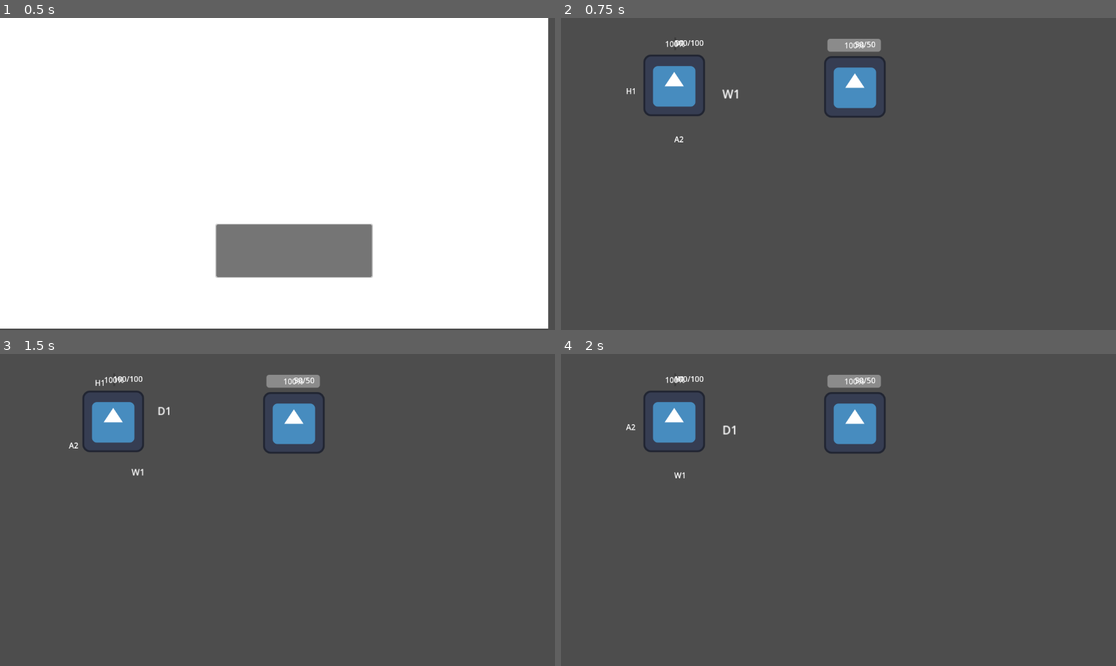
Above: before the commit, frames 1-4 (two rows, left to right).
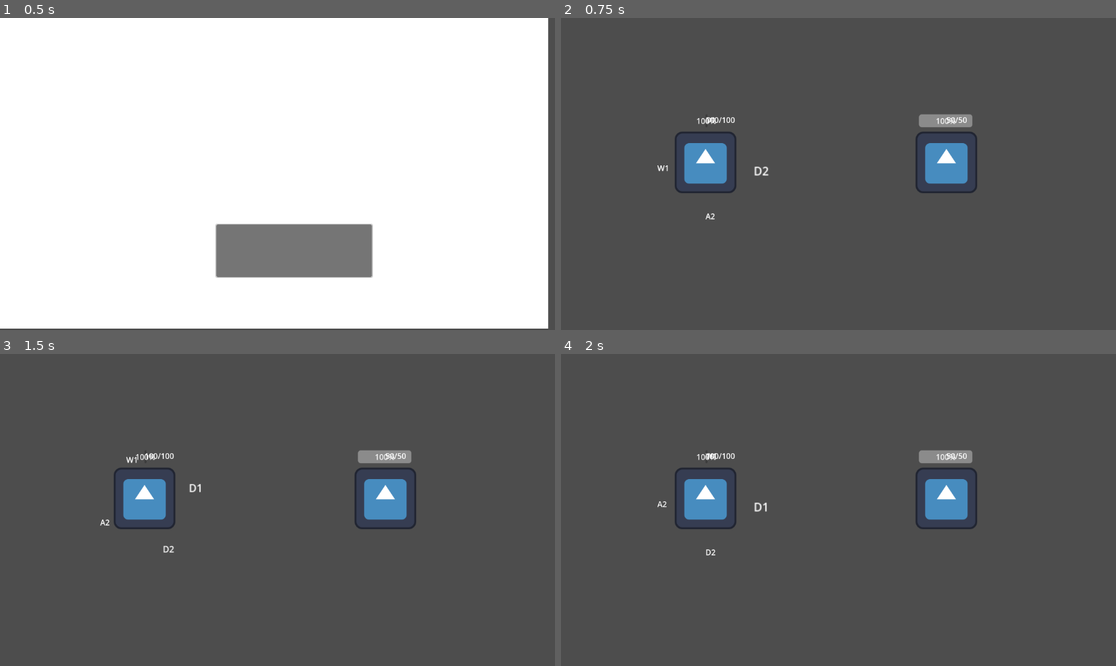
Above: after the commit, the same moments.

Repository: brunoastephan/A-Small-Simple-Quest
Game: Godot game, scene res://Scenes/title_screen.tscn
Two runs of this game, one before a commit and one after it. Both use one fixed random seed, a clock stepped at 60 frames per second and the inputs below. The engine's default icon, where the game draws it, is replaced by a stand-in: a white triangle on a blue panel in a dark square.
Inputs (mouse positions are in pixels of both pictures, inside the frame that each line leads up to):
- Up to frame 1 (0.5 s): no input
- Up to frame 2 (0.75 s): click (855, 252) at 0.5 s
- Up to frame 3 (1.5 s): tap Enter at 1.25 s; hold Z (ui-accept) from 1.28 s (still down)
- Up to frame 4 (2 s): keep holding Z (ui-accept)

Frame 1 is identical in both runs. In frame 2, 6.3% of the frame differs, in the area x 11-75%, y 6-65%; in frame 3, 6.3%, in the area x 12-75%, y 6-64%; in frame 4, 6.3%.

Commit message:
[feat] makes battle manager and closes gameplay loop
Makes a Battle Manager script and closes gameplay loop wether player defeats enemy or dies himself

Diff:
--- a/a-small,-simple-quest/Scenes/battle.tscn
+++ b/a-small,-simple-quest/Scenes/battle.tscn
@@ -1,12 +1,28 @@
-[gd_scene load_steps=3 format=3 uid="uid://bhptr8hehuuvg"]
+[gd_scene load_steps=9 format=3 uid="uid://bhptr8hehuuvg"]
 
+[ext_resource type="Script" uid="uid://beexhww8gm4cv" path="res://ScriptsAndResources/Battle/BattleManager/battle_manager.gd" id="1_1ruyk"]
 [ext_resource type="PackedScene" uid="uid://j1mfq6btv00t" path="res://Scenes/enemy.tscn" id="1_oxf17"]
 [ext_resource type="PackedScene" uid="uid://clfma2tljhmt0" path="res://Scenes/player.tscn" id="2_1ruyk"]
+[ext_resource type="Resource" uid="uid://dswqdeaits50g" path="res://ScriptsAndResources/Battle/Player/default_job.tres" id="4_pd5xk"]
+[ext_resource type="PackedScene" uid="uid://bx1qcqos27y1p" path="res://Scenes/win.tscn" id="4_ww2ai"]
+[ext_resource type="Script" uid="uid://dj3lx717e2glo" path="res://ScriptsAndResources/Battle/Enemy/enemy_resource.gd" id="5_f6xt6"]
+[ext_resource type="PackedScene" uid="uid://bur4gdfq8bafb" path="res://Scenes/lose.tscn" id="5_lrv64"]
+
+[sub_resource type="Resource" id="Resource_ww2ai"]
+script = ExtResource("5_f6xt6")
+display_name = "Enemy"
+max_health = 50
+attack_damage = 8
+defense_value = 3
+attack_cooldown = 3.0
+attack_chance = 0.7
+metadata/_custom_type_script = "uid://dj3lx717e2glo"
 
 [node name="Battle" type="Node2D"]
-
-[node name="Enemy" parent="." groups=["enemies"] instance=ExtResource("1_oxf17")]
-position = Vector2(610, 143)
-
-[node name="Player" parent="." instance=ExtResource("2_1ruyk")]
-position = Vector2(235, 140)
+script = ExtResource("1_1ruyk")
+player_scene = ExtResource("2_1ruyk")
+enemy_scene = ExtResource("1_oxf17")
+win_scene = ExtResource("4_ww2ai")
+lose_scene = ExtResource("5_lrv64")
+default_job = ExtResource("4_pd5xk")
+default_enemy = SubResource("Resource_ww2ai")
--- a/a-small,-simple-quest/Scenes/circular_menu.tscn
+++ b/a-small,-simple-quest/Scenes/circular_menu.tscn
@@ -1,8 +1,8 @@
 [gd_scene load_steps=4 format=3 uid="uid://smfuaohisbwn"]
 
-[ext_resource type="Script" uid="uid://cik5i53t3ytv3" path="res://ScriptsAndResources/CircularMenu/circular_menu.gd" id="1_q1qy6"]
-[ext_resource type="Script" uid="uid://ccmaqpl307uum" path="res://ScriptsAndResources/ActionPool/action_pool_manager.gd" id="2_qnnps"]
-[ext_resource type="Resource" uid="uid://bt1ef2sbogswx" path="res://ScriptsAndResources/ActionPool/base_action_pool.tres" id="3_485rk"]
+[ext_resource type="Script" uid="uid://cik5i53t3ytv3" path="res://ScriptsAndResources/Battle/CircularMenuAndActions/CircularMenu/circular_menu.gd" id="1_q1qy6"]
+[ext_resource type="Script" uid="uid://ccmaqpl307uum" path="res://ScriptsAndResources/Battle/CircularMenuAndActions/ActionPool/action_pool_manager.gd" id="2_qnnps"]
+[ext_resource type="Resource" uid="uid://bt1ef2sbogswx" path="res://ScriptsAndResources/Battle/CircularMenuAndActions/ActionPool/base_action_pool.tres" id="3_485rk"]
 
 [node name="CircularMenu" type="Node2D" node_paths=PackedStringArray("pool_manager")]
 script = ExtResource("1_q1qy6")
--- a/a-small,-simple-quest/Scenes/enemy.tscn
+++ b/a-small,-simple-quest/Scenes/enemy.tscn
@@ -1,8 +1,8 @@
 [gd_scene load_steps=5 format=3 uid="uid://j1mfq6btv00t"]
 
-[ext_resource type="Script" uid="uid://bjnfnj7mkvbl5" path="res://ScriptsAndResources/Enemy/enemy.gd" id="1_hghv2"]
+[ext_resource type="Script" uid="uid://bjnfnj7mkvbl5" path="res://ScriptsAndResources/Battle/Enemy/enemy.gd" id="1_hghv2"]
 [ext_resource type="Texture2D" uid="uid://d1o5m3t1tgy8e" path="res://Assets/TestIcons/icon.svg" id="2_1f0kj"]
-[ext_resource type="Script" uid="uid://dj3lx717e2glo" path="res://ScriptsAndResources/Enemy/enemy_resource.gd" id="2_afpow"]
+[ext_resource type="Script" uid="uid://dj3lx717e2glo" path="res://ScriptsAndResources/Battle/Enemy/enemy_resource.gd" id="2_afpow"]
 
 [sub_resource type="Resource" id="Resource_287tu"]
 script = ExtResource("2_afpow")
@@ -33,4 +33,4 @@
 offset_right = 40.0
 offset_bottom = 23.0
 
-[node name="AttackTimer" type="Timer" parent="."]
+[node name="AttackTimer" type="Timer" parent="." groups=["enemies"]]
--- /dev/null
+++ b/a-small,-simple-quest/Scenes/lose.tscn
@@ -0,0 +1,30 @@
+[gd_scene load_steps=3 format=3 uid="uid://bur4gdfq8bafb"]
+
+[ext_resource type="Script" uid="uid://bp2r5ai2mv4ic" path="res://ScriptsAndResources/Scenes/WinLose/end_screen.gd" id="1_ie4w5"]
+
+[sub_resource type="CanvasTexture" id="CanvasTexture_g0cl2"]
+
+[node name="Lose" type="Control"]
+layout_mode = 3
+anchors_preset = 0
+script = ExtResource("1_ie4w5")
+
+[node name="TextureRect" type="TextureRect" parent="."]
+offset_right = 1138.0
+offset_bottom = 645.0
+texture = SubResource("CanvasTexture_g0cl2")
+
+[node name="Label" type="Label" parent="."]
+offset_left = 588.0
+offset_top = 479.0
+offset_right = 708.0
+offset_bottom = 522.0
+text = "TESTE"
+
+[node name="Button" type="Button" parent="."]
+offset_left = 449.0
+offset_top = 429.0
+offset_right = 772.0
+offset_bottom = 538.0
+
+[connection signal="pressed" from="Button" to="." method="_on_button_pressed"]
--- a/a-small,-simple-quest/Scenes/player.tscn
+++ b/a-small,-simple-quest/Scenes/player.tscn
@@ -1,9 +1,9 @@
 [gd_scene load_steps=6 format=3 uid="uid://clfma2tljhmt0"]
 
-[ext_resource type="Script" uid="uid://ci803xwaqdqit" path="res://ScriptsAndResources/Player/player.gd" id="1_v0iea"]
-[ext_resource type="Script" uid="uid://cik5i53t3ytv3" path="res://ScriptsAndResources/CircularMenu/circular_menu.gd" id="2_cvnsp"]
-[ext_resource type="Script" uid="uid://ccmaqpl307uum" path="res://ScriptsAndResources/ActionPool/action_pool_manager.gd" id="4_x3wgy"]
-[ext_resource type="Resource" uid="uid://bt1ef2sbogswx" path="res://ScriptsAndResources/ActionPool/base_action_pool.tres" id="5_3smsa"]
+[ext_resource type="Script" uid="uid://ci803xwaqdqit" path="res://ScriptsAndResources/Battle/Player/player.gd" id="1_v0iea"]
+[ext_resource type="Script" uid="uid://cik5i53t3ytv3" path="res://ScriptsAndResources/Battle/CircularMenuAndActions/CircularMenu/circular_menu.gd" id="2_cvnsp"]
+[ext_resource type="Script" uid="uid://ccmaqpl307uum" path="res://ScriptsAndResources/Battle/CircularMenuAndActions/ActionPool/action_pool_manager.gd" id="4_x3wgy"]
+[ext_resource type="Resource" uid="uid://bt1ef2sbogswx" path="res://ScriptsAndResources/Battle/CircularMenuAndActions/ActionPool/base_action_pool.tres" id="5_3smsa"]
 [ext_resource type="Texture2D" uid="uid://d1o5m3t1tgy8e" path="res://Assets/TestIcons/icon.svg" id="5_fkybt"]
 
 [node name="Player" type="Node2D" groups=["player"]]
--- a/a-small,-simple-quest/Scenes/title_screen.tscn
+++ b/a-small,-simple-quest/Scenes/title_screen.tscn
@@ -1,6 +1,6 @@
 [gd_scene load_steps=4 format=3 uid="uid://kyt78idttwse"]
 
-[ext_resource type="Script" uid="uid://bk5hqvm8h06jf" path="res://ScriptsAndResources/TitleScreen/title_screen.gd" id="1_klylv"]
+[ext_resource type="Script" uid="uid://bk5hqvm8h06jf" path="res://ScriptsAndResources/Scenes/TitleScreen/title_screen.gd" id="1_klylv"]
 [ext_resource type="PackedScene" uid="uid://bhptr8hehuuvg" path="res://Scenes/battle.tscn" id="2_p3fck"]
 
 [sub_resource type="CanvasTexture" id="CanvasTexture_62dcu"]
--- /dev/null
+++ b/a-small,-simple-quest/Scenes/win.tscn
@@ -0,0 +1,30 @@
+[gd_scene load_steps=3 format=3 uid="uid://bx1qcqos27y1p"]
+
+[ext_resource type="Script" uid="uid://bp2r5ai2mv4ic" path="res://ScriptsAndResources/Scenes/WinLose/end_screen.gd" id="1_j84t1"]
+
+[sub_resource type="CanvasTexture" id="CanvasTexture_3mm25"]
+
+[node name="Win" type="Control"]
+layout_mode = 3
+anchors_preset = 0
+script = ExtResource("1_j84t1")
+
+[node name="TextureRect" type="TextureRect" parent="."]
+offset_right = 1138.0
+offset_bottom = 645.0
+texture = SubResource("CanvasTexture_3mm25")
+
+[node name="Label" type="Label" parent="."]
+offset_left = 588.0
+offset_top = 479.0
+offset_right = 708.0
+offset_bottom = 522.0
+text = "TESTE"
+
+[node name="Button" type="Button" parent="."]
+offset_left = 449.0
+offset_top = 429.0
+offset_right = 772.0
+offset_bottom = 538.0
+
+[connection signal="pressed" from="Button" to="." method="_on_button_pressed"]
--- a/a-small,-simple-quest/ScriptsAndResources/ActionPool/base_action_pool.tres
+++ /dev/null
@@ -1,53 +0,0 @@
-[gd_resource type="Resource" script_class="ActionPool" load_steps=12 format=3 uid="uid://bt1ef2sbogswx"]
-
-[ext_resource type="Script" uid="uid://c0fticnagpasg" path="res://ScriptsAndResources/Actions/action.gd" id="1_tw6mh"]
-[ext_resource type="Script" uid="uid://3i24f2om3rl5" path="res://ScriptsAndResources/Actions/attack_action.gd" id="2_1xx26"]
-[ext_resource type="Script" uid="uid://y6xh3b0ch830" path="res://ScriptsAndResources/Actions/defend_action.gd" id="3_qhrps"]
-[ext_resource type="Script" uid="uid://dqyh15em3flla" path="res://ScriptsAndResources/Actions/wait_action.gd" id="4_xn64a"]
-[ext_resource type="Script" uid="uid://mh6ujfc5vcfk" path="res://ScriptsAndResources/ActionPool/action_pool.gd" id="5_2dipj"]
-[ext_resource type="Script" uid="uid://offii0qlebg6" path="res://ScriptsAndResources/Actions/heal_action.gd" id="5_auxho"]
-
-[sub_resource type="Resource" id="Resource_a7irw"]
-script = ExtResource("2_1xx26")
-attack_power = 20
-display_name = "A1"
-cooldown_time = 1.0
-target_type = 1
-metadata/_custom_type_script = "uid://3i24f2om3rl5"
-
-[sub_resource type="Resource" id="Resource_i018p"]
-script = ExtResource("2_1xx26")
-attack_power = 10
-display_name = "A2"
-cooldown_time = 1.0
-target_type = 1
-metadata/_custom_type_script = "uid://3i24f2om3rl5"
-
-[sub_resource type="Resource" id="Resource_bqtm5"]
-script = ExtResource("3_qhrps")
-defense_amount = 5
-display_name = "D1"
-cooldown_time = 1.0
-target_type = 0
-metadata/_custom_type_script = "uid://y6xh3b0ch830"
-
-[sub_resource type="Resource" id="Resource_nn5jr"]
-script = ExtResource("4_xn64a")
-display_name = "W1"
-cooldown_time = 3.0
-target_type = 0
-metadata/_custom_type_script = "uid://dqyh15em3flla"
-
-[sub_resource type="Resource" id="Resource_p3n15"]
-script = ExtResource("5_auxho")
-heal_amount = 10
-display_name = "H1"
-cooldown_time = 2.0
-target_type = 0
-metadata/_custom_type_script = "uid://offii0qlebg6"
-
-[resource]
-script = ExtResource("5_2dipj")
-possible_actions = Array[ExtResource("1_tw6mh")]([SubResource("Resource_a7irw"), SubResource("Resource_i018p"), SubResource("Resource_bqtm5"), SubResource("Resource_nn5jr"), SubResource("Resource_p3n15")])
-action_probabilities = Array[float]([0.3, 0.1, 0.2, 0.5, 0.1])
-metadata/_custom_type_script = "uid://mh6ujfc5vcfk"
--- /dev/null
+++ b/a-small,-simple-quest/ScriptsAndResources/Battle/BattleManager/battle_manager.gd
@@ -0,0 +1,47 @@
+class_name BattleManager
+extends Node
+
+@export var player_scene : PackedScene
+@export var enemy_scene : PackedScene
+@export var win_scene : PackedScene
+@export var lose_scene : PackedScene
+@export var default_job : Job
+@export var default_enemy : EnemyResource
+
+var current_player : Player
+var current_enemy : Enemy
+
+func _ready():
+	start_battle()
+
+func start_battle():
+	# Spawn player
+	current_player = player_scene.instantiate()
+	current_player.job = default_job
+	add_child(current_player)
+	current_player.died.connect(_on_player_died)
+	current_player.position = Vector2(300, 300)
+
+	# Spawn enemy
+	current_enemy = enemy_scene.instantiate()
+	current_enemy.resource = default_enemy
+	add_child(current_enemy)
+	current_enemy.died.connect(_on_enemy_died)
+	current_enemy.position = Vector2(800, 300)
+
+	# CRITICAL: Set up references and groups
+	current_enemy.add_to_group("enemies")
+	current_enemy.player_ref = current_player  # Give enemy access to player
+	current_player.circular_menu.show_menu()  # Make sure menu is visible
+
+func _on_player_died():
+	get_tree().change_scene_to_packed(lose_scene)
+
+func _on_enemy_died():
+	get_tree().change_scene_to_packed(win_scene)
+
+func cleanup():
+	if current_player:
+		current_player.queue_free()
+	if current_enemy:
+		current_enemy.queue_free()
--- /dev/null
+++ b/a-small,-simple-quest/ScriptsAndResources/Battle/CircularMenuAndActions/ActionPool/base_action_pool.tres
@@ -0,0 +1,54 @@
+[gd_resource type="Resource" script_class="ActionPool" load_steps=11 format=3 uid="uid://bt1ef2sbogswx"]
+
+[ext_resource type="Script" uid="uid://c0fticnagpasg" path="res://ScriptsAndResources/Battle/CircularMenuAndActions/Actions/action.gd" id="1_n1u23"]
+[ext_resource type="Script" uid="uid://3i24f2om3rl5" path="res://ScriptsAndResources/Battle/CircularMenuAndActions/Actions/attack_action.gd" id="2_x14ps"]
+[ext_resource type="Script" uid="uid://y6xh3b0ch830" path="res://ScriptsAndResources/Battle/CircularMenuAndActions/Actions/defend_action.gd" id="3_p6oom"]
+[ext_resource type="Script" uid="uid://dqyh15em3flla" path="res://ScriptsAndResources/Battle/CircularMenuAndActions/Actions/wait_action.gd" id="4_kvla5"]
+[ext_resource type="Script" uid="uid://mh6ujfc5vcfk" path="res://ScriptsAndResources/Battle/CircularMenuAndActions/ActionPool/action_pool.gd" id="5_i18mr"]
+
+[sub_resource type="Resource" id="Resource_a7irw"]
+script = ExtResource("2_x14ps")
+attack_power = 10
+display_name = "A1"
+cooldown_time = 1.0
+target_type = 1
+metadata/_custom_type_script = "uid://3i24f2om3rl5"
+
+[sub_resource type="Resource" id="Resource_i018p"]
+script = ExtResource("2_x14ps")
+attack_power = 10
+display_name = "A2"
+cooldown_time = 1.0
+target_type = 1
+metadata/_custom_type_script = "uid://3i24f2om3rl5"
+
+[sub_resource type="Resource" id="Resource_bqtm5"]
+script = ExtResource("3_p6oom")
+defense_power = 5
+duration = 2.0
+display_name = "D1"
+cooldown_time = 1.0
+target_type = 1
+metadata/_custom_type_script = "uid://y6xh3b0ch830"
+
+[sub_resource type="Resource" id="Resource_keyfn"]
+script = ExtResource("3_p6oom")
+defense_power = 5
+duration = 2.0
+display_name = "D2"
+cooldown_time = 1.0
+target_type = 1
+metadata/_custom_type_script = "uid://y6xh3b0ch830"
+
+[sub_resource type="Resource" id="Resource_nn5jr"]
+script = ExtResource("4_kvla5")
+display_name = "W1"
+cooldown_time = 3.0
+target_type = 1
+metadata/_custom_type_script = "uid://dqyh15em3flla"
+
+[resource]
+script = ExtResource("5_i18mr")
+possible_actions = Array[ExtResource("1_n1u23")]([SubResource("Resource_a7irw"), SubResource("Resource_i018p"), SubResource("Resource_bqtm5"), SubResource("Resource_keyfn"), SubResource("Resource_nn5jr")])
+action_probabilities = Array[float]([0.3, 0.1, 0.2, 0.5, 0.1])
+metadata/_custom_type_script = "uid://mh6ujfc5vcfk"
--- a/a-small,-simple-quest/ScriptsAndResources/CircularMenu/circular_menu.gd
+++ b/a-small,-simple-quest/ScriptsAndResources/Battle/CircularMenuAndActions/CircularMenu/circular_menu.gd
@@ -87,12 +87,24 @@
 	match action.target_type:
 		Action.TargetType.ENEMY:
 			var enemies = get_tree().get_nodes_in_group("enemies")
-			return enemies[0] if enemies.size() > 0 else null
+			for enemy in enemies:
+				if enemy is Damageable:
+					return enemy
+			return null
+
 		Action.TargetType.ALLY:
 			var allies = get_tree().get_nodes_in_group("allies")
-			return allies[0] if allies.size() > 0 else null
+			for ally in allies:
+				if ally is Damageable:
+					return ally
+			return null
+
+		Action.TargetType.SELF:
+			var parent = get_parent()
+			return parent if parent is Damageable else null
+
 		_:
-			return null  # For SELF-targeting actions
+			return null
 
 func layout_options():
 	var angle_step = TAU / option_labels.size()
--- a/a-small,-simple-quest/ScriptsAndResources/Player/default_job.tres
+++ b/a-small,-simple-quest/ScriptsAndResources/Battle/Player/default_job.tres
@@ -1,7 +1,7 @@
 [gd_resource type="Resource" script_class="Job" load_steps=3 format=3 uid="uid://dswqdeaits50g"]
 
-[ext_resource type="Resource" uid="uid://bt1ef2sbogswx" path="res://ScriptsAndResources/ActionPool/base_action_pool.tres" id="1_0513w"]
-[ext_resource type="Script" uid="uid://c438lb56ktanv" path="res://ScriptsAndResources/Player/job.gd" id="2_jamai"]
+[ext_resource type="Resource" uid="uid://bt1ef2sbogswx" path="res://ScriptsAndResources/Battle/CircularMenuAndActions/ActionPool/base_action_pool.tres" id="1_0513w"]
+[ext_resource type="Script" uid="uid://c438lb56ktanv" path="res://ScriptsAndResources/Battle/Player/job.gd" id="2_jamai"]
 
 [resource]
 script = ExtResource("2_jamai")
--- a/a-small,-simple-quest/ScriptsAndResources/Player/player.gd
+++ b/a-small,-simple-quest/ScriptsAndResources/Battle/Player/player.gd
@@ -5,7 +5,7 @@
 signal died()
 
 @export var max_health := 100
-@export var job : Job = preload("res://ScriptsAndResources/Player/default_job.tres")
+@export var job : Job = preload("res://ScriptsAndResources/Battle/Player/default_job.tres")
 @onready var circular_menu: CircularMenu = $CircularMenu
 @onready var pool_manager: ActionPoolManager = $CircularMenu/ActionPoolManager
 @onready var health_bar = $HealthBar/ProgressBar
@@ -58,11 +58,14 @@
 func take_damage(amount: int):
 	var final_damage = max(1, amount - current_defense)
 	current_health -= final_damage
+	current_health = max(0, current_health)  # Prevent negative health
 	health_changed.emit(current_health, max_health)
 	print("Took ", final_damage, " damage (", current_defense, " blocked)")
 
 	if current_health <= 0:
-		died.emit()
+		died.emit()  # This will trigger battle manager
+		# Disable controls
+		set_process_input(false)
 
 func get_defense_value() -> int:
 	return job.defense_value if job else 0
--- /dev/null
+++ b/a-small,-simple-quest/ScriptsAndResources/Scenes/WinLose/end_screen.gd
@@ -0,0 +1,8 @@
+class_name EndScreen
+extends Control
+
+func _ready():
+	$Button.grab_focus()
+
+func _on_button_pressed():
+	get_tree().change_scene_to_file("res://Scenes/title_screen.tscn")
Not shown, added: a-small,-simple-quest/ScriptsAndResources/Battle/BattleManager/battle_manager.gd.uid
Renamed: a-small,-simple-quest/ScriptsAndResources/ActionPool/action_pool.gd -> a-small,-simple-quest/ScriptsAndResources/Battle/CircularMenuAndActions/ActionPool/action_pool.gd
Renamed: a-small,-simple-quest/ScriptsAndResources/ActionPool/action_pool.gd.uid -> a-small,-simple-quest/ScriptsAndResources/Battle/CircularMenuAndActions/ActionPool/action_pool.gd.uid
Renamed: a-small,-simple-quest/ScriptsAndResources/ActionPool/action_pool_manager.gd -> a-small,-simple-quest/ScriptsAndResources/Battle/CircularMenuAndActions/ActionPool/action_pool_manager.gd
Renamed: a-small,-simple-quest/ScriptsAndResources/ActionPool/action_pool_manager.gd.uid -> a-small,-simple-quest/ScriptsAndResources/Battle/CircularMenuAndActions/ActionPool/action_pool_manager.gd.uid
Renamed: a-small,-simple-quest/ScriptsAndResources/Actions/action.gd -> a-small,-simple-quest/ScriptsAndResources/Battle/CircularMenuAndActions/Actions/action.gd
Renamed: a-small,-simple-quest/ScriptsAndResources/Actions/action.gd.uid -> a-small,-simple-quest/ScriptsAndResources/Battle/CircularMenuAndActions/Actions/action.gd.uid
Renamed: a-small,-simple-quest/ScriptsAndResources/Actions/attack_action.gd -> a-small,-simple-quest/ScriptsAndResources/Battle/CircularMenuAndActions/Actions/attack_action.gd
Renamed: a-small,-simple-quest/ScriptsAndResources/Actions/attack_action.gd.uid -> a-small,-simple-quest/ScriptsAndResources/Battle/CircularMenuAndActions/Actions/attack_action.gd.uid
Renamed: a-small,-simple-quest/ScriptsAndResources/Actions/defend_action.gd -> a-small,-simple-quest/ScriptsAndResources/Battle/CircularMenuAndActions/Actions/defend_action.gd
Renamed: a-small,-simple-quest/ScriptsAndResources/Actions/defend_action.gd.uid -> a-small,-simple-quest/ScriptsAndResources/Battle/CircularMenuAndActions/Actions/defend_action.gd.uid
Renamed: a-small,-simple-quest/ScriptsAndResources/Actions/heal_action.gd -> a-small,-simple-quest/ScriptsAndResources/Battle/CircularMenuAndActions/Actions/heal_action.gd
(and 16 more such lines)
